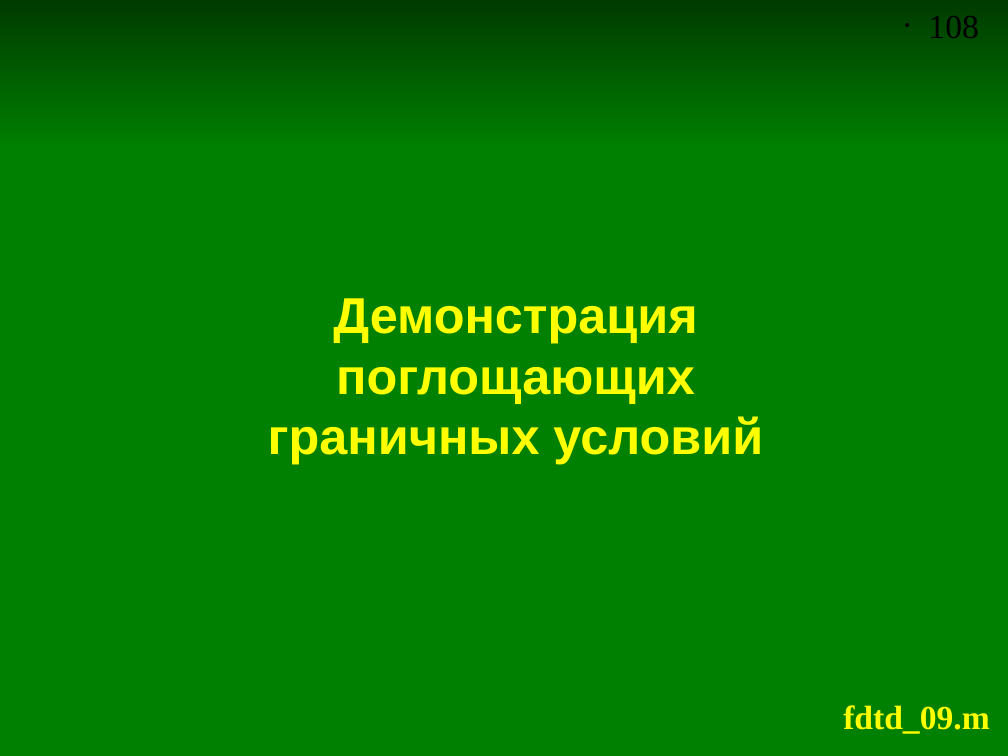
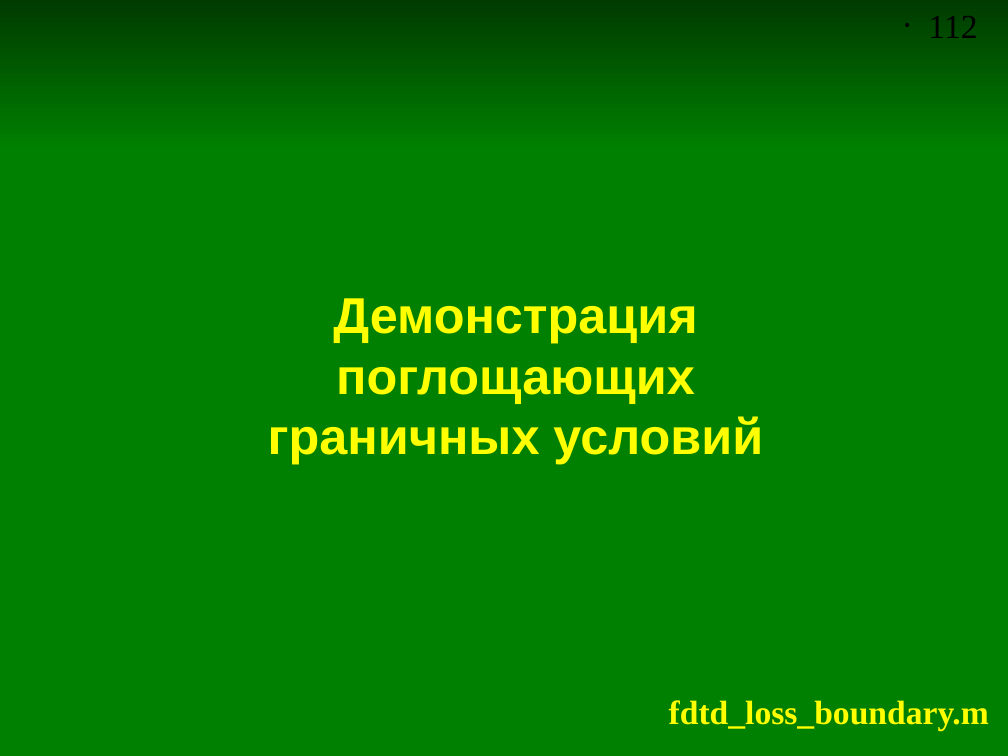
Before and after one commit to andris0147sv/modelling, a slide deck: slide 112 of presentations/2. FDTD.odp (slide 108 before the commit). Drawn at 1008x756 pixels with LibreOffice and Linux fonts; fonts in the diff are those of the drawing. Boxes give left, top, right and bottom in pixels: in the first picture for what was removed or moved away, otherwise in the second. Text is boxed around its words. In the diff, an @@ line names an element or a change of style, - is before the commit and + after.

```diff
--- a/presentations/2. FDTD.odp
+++ b/presentations/2. FDTD.odp
@@ page number at [928,16,977,38]: text changed @@
-• 108
+• 112
@@ text at [669,700,989,730]: text changed @@
-fdtd_09.m
+fdtd_loss_boundary.m
```
Also in this commit, not shown: 6 other slides changed, 4 slides added, 5 other files.
